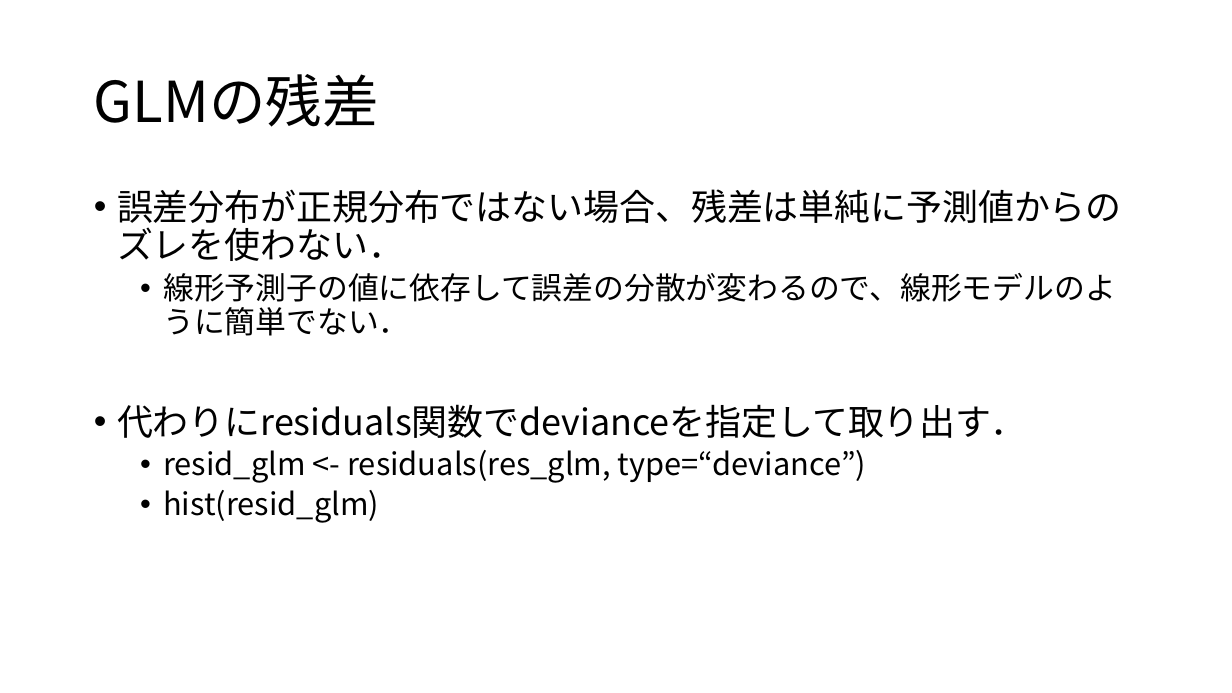
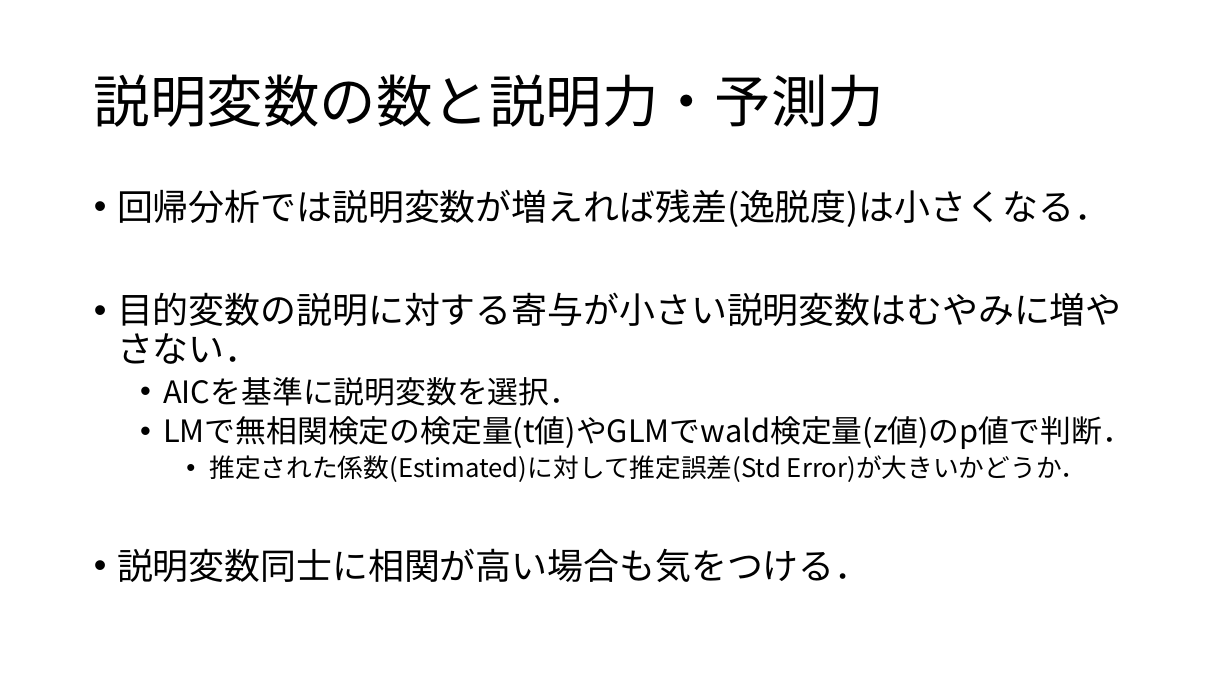
Before and after one commit to KoHMB/Shigen_kensyu_FRA, a slide deck: slide 2 of R/スライド/第24回.pptx (slide 9 before the commit). Drawn at 1232x693 pixels with LibreOffice and Linux fonts; fonts in the diff are those of the drawing. Boxes give left, top, right and bottom in pixels: in the first picture for what was removed or moved away, otherwise in the second. Text is boxed around its words. In the diff, an @@ line names an element or a change of style, - is before the commit and + after.

```diff
--- a/R/スライド/第24回.pptx
+++ b/R/スライド/第24回.pptx
@@ title at (94, 74, 884, 127): text changed @@
-GLMの残差
+説明変数の数と説明力・予測力
@@ text at (117, 189, 1133, 582): text changed; size 24 to 28 pt @@
-• 誤差分布が正規分布ではない場合、残差は単純に予測値からのズレを使わない．
-  • 線形予測子の値に依存して誤差の分散が変わるので、線形モデルのように簡単でない．
-• 代わりにresiduals関数でdevianceを指定して取り出す．
-  • resid_glm <- residuals(res_glm, type=“deviance”)
-  • hist(resid_glm)
+• 回帰分析では説明変数が増えれば残差(逸脱度)は小さくなる．
+• 目的変数の説明に対する寄与が小さい説明変数はむやみに増やさない．
+  • AICを基準に説明変数を選択．
+  • LMで無相関検定の検定量(t値)やGLMでwald検定量(z値)のp値で判断．
+    • 推定された係数(Estimated)に対して推定誤差(Std Error)が大きいかどうか．
+• 説明変数同士に相関が高い場合も気をつける．
```
Also in this commit, not shown: 1 other slide changed, 4 slides added, 10 slides removed, 2 other files.
